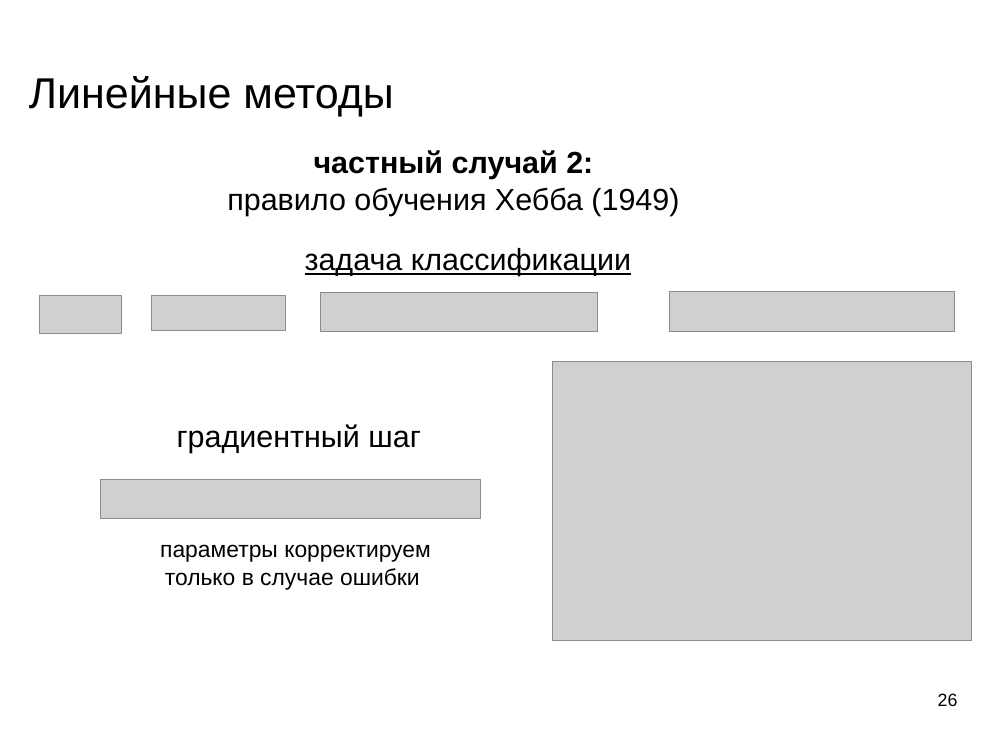
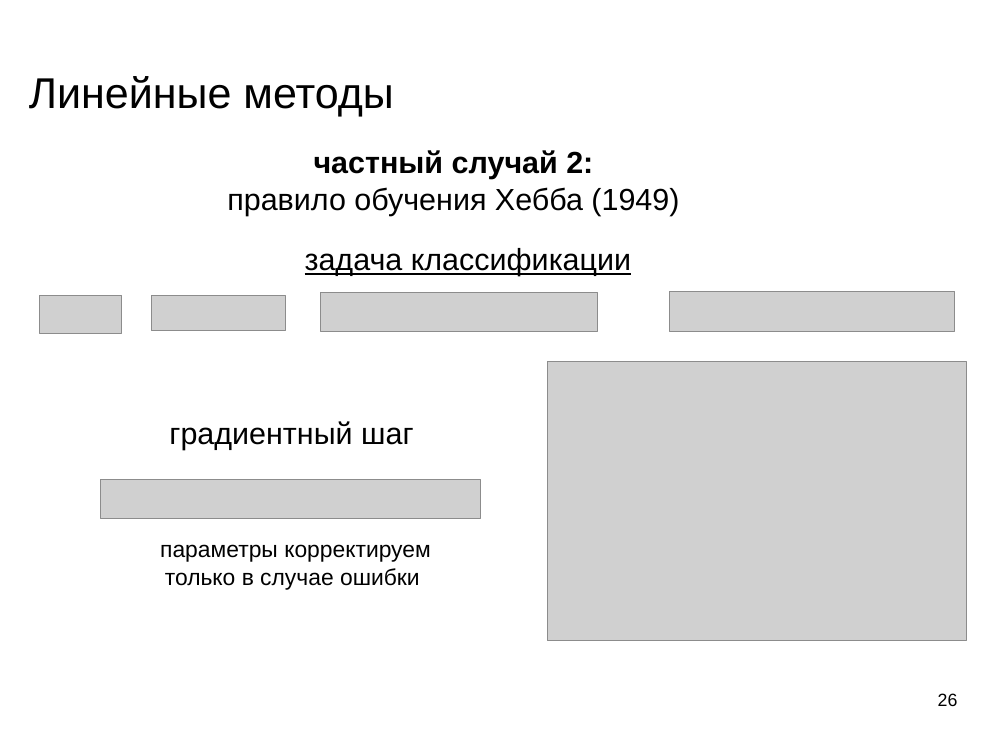
Before and after one commit to mechanoid5/ml_lectorium_legacy, a slide deck: slide 26 of 09-linear.odp. Drawn at 1008x756 pixels with LibreOffice and Linux fonts; fonts in the diff are those of the drawing; grey boxes stand for pictures; background and template pictures are left out. Boxes give left, top, right and bottom in pixels: in the first picture for what was removed or moved away, otherwise in the second. Text is boxed around its words. In the diff, an @@ line names an element or a change of style, - is before the commit and + after.

```diff
--- a/09-linear.odp
+++ b/09-linear.odp
@@ picture: place and size @@
-picture at bbox=[553, 361, 972, 641]
+picture at bbox=[547, 361, 966, 641]
@@ text "градиентный шаг": place and size @@
-text "градиентный шаг" at bbox=[177, 424, 421, 453]
+text "градиентный шаг" at bbox=[169, 421, 414, 450]
```
Also in this commit, not shown: 6 other slides changed, 4 slides added.
